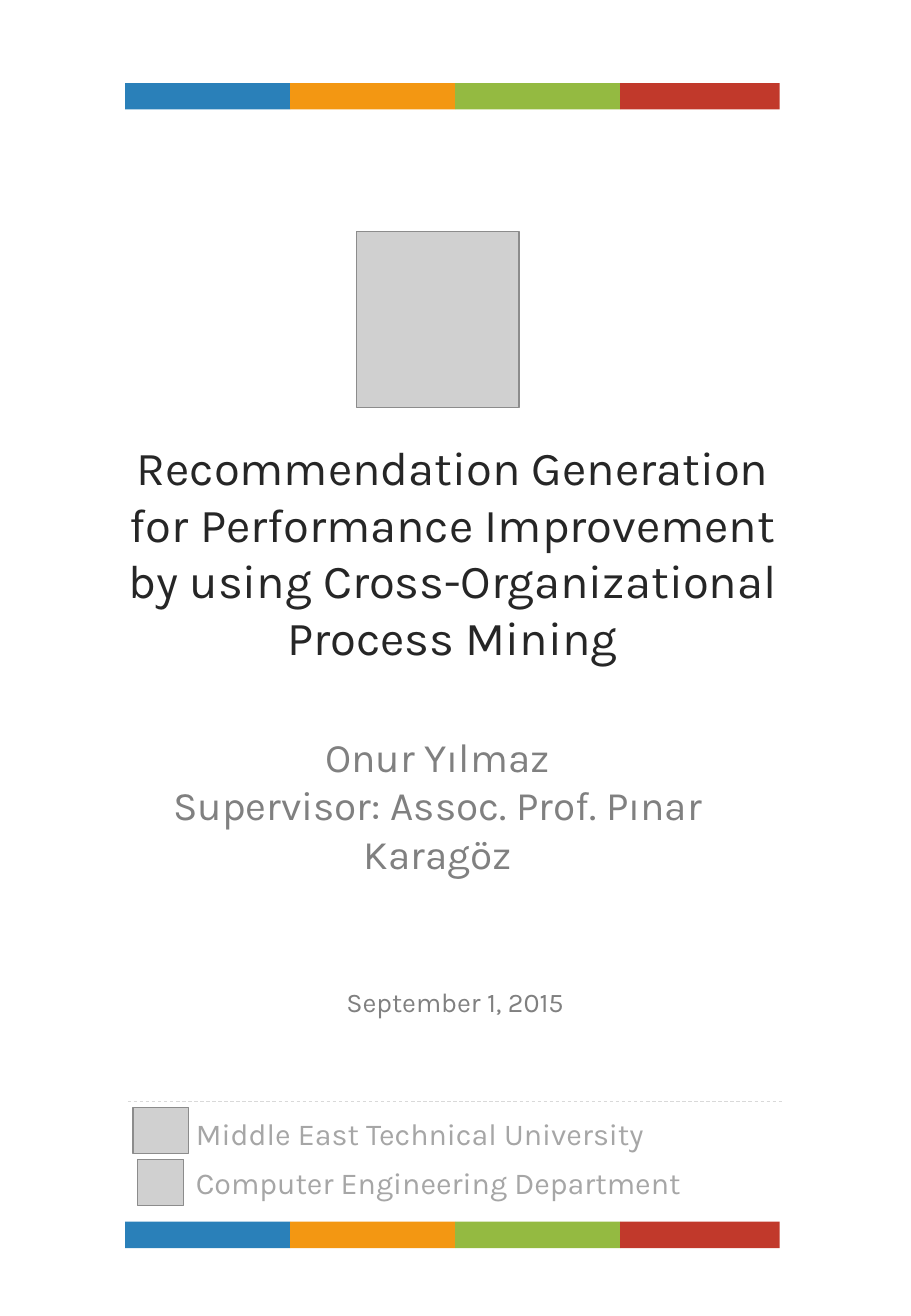
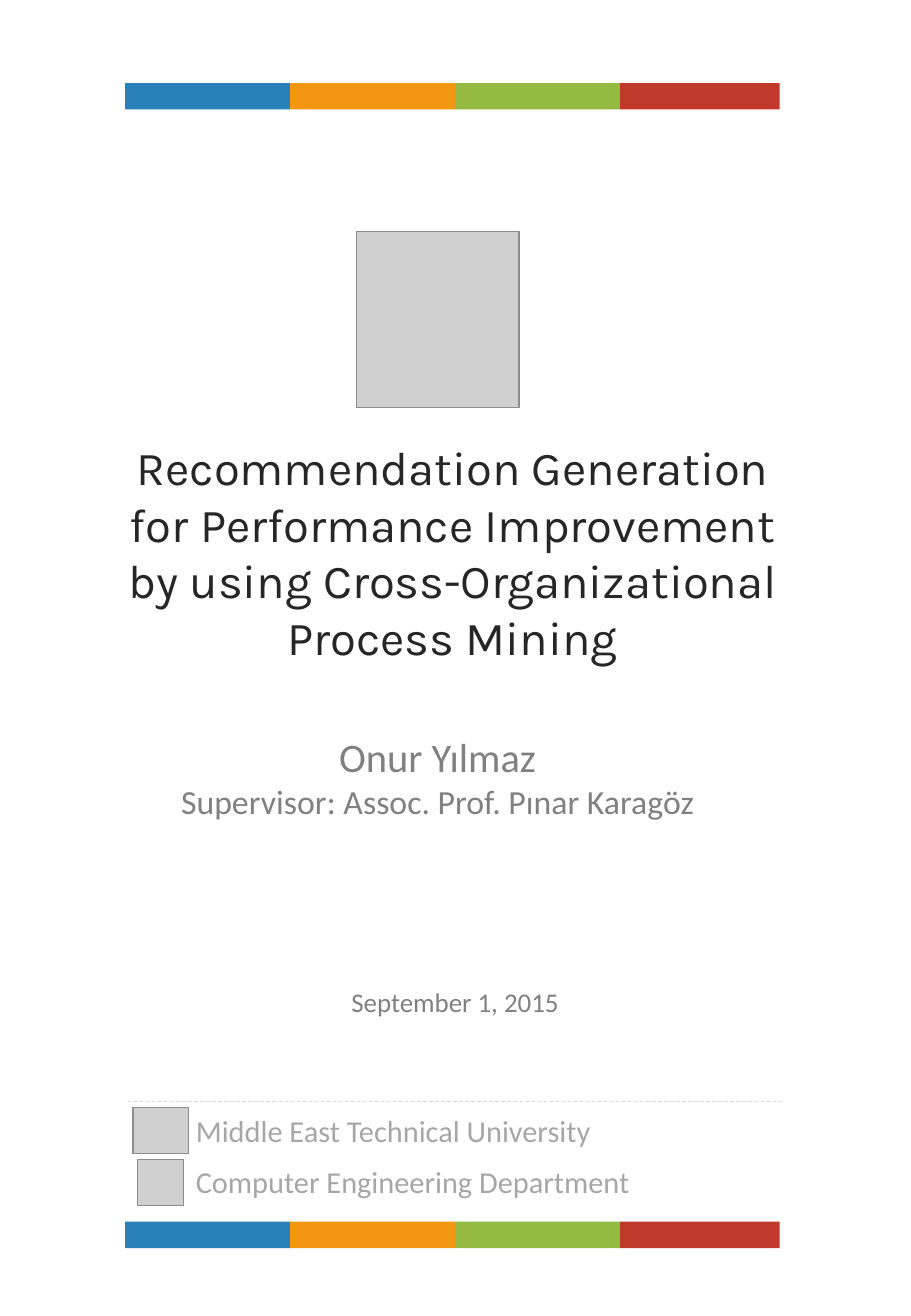
Before and after one commit to onuryilmaz/cross-org-proc-min-thesis, a slide deck: slide 1 of cover.pptx. Drawn at 911x1316 pixels with LibreOffice and Linux fonts; fonts in the diff are those of the drawing; grey boxes stand for pictures. Boxes give left, top, right and bottom in pixels: in the first picture for what was removed or moved away, otherwise in the second. Text is boxed around its words. In the diff, an @@ line names an element or a change of style, - is before the commit and + after.

```diff
--- a/cover.pptx
+++ b/cover.pptx
@@ text "Onur Yılmaz" at (x1=181, y1=744, x2=694, y2=820): font Karla to Calibri; size 24 to 20 pt in "Supervisor: Assoc. Prof. Pınar Karagöz" @@
@@ font Karla to Calibri in 3 elements at (x1=196, y1=1172, x2=629, y2=1198), (x1=351, y1=993, x2=559, y2=1017), (x1=196, y1=1121, x2=591, y2=1147) @@
```
Also in this commit, not shown: 1 other file.
